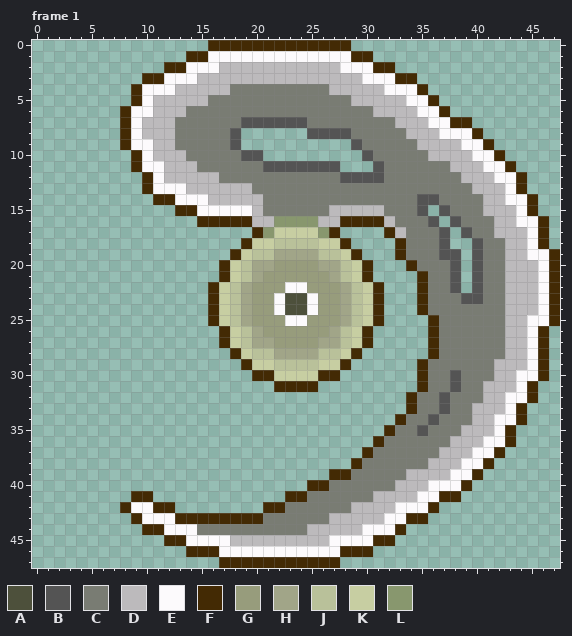
Two versions of one pixel-art file, Assets/Enemies/SpinSlicer.aseprite. This is how it looked before the edit.
48x48 pixels, 1 frame. Colours within 5 levels of each other are drawn and written as one. Shown: frame 1. The commit also changed other frames, which this record leaves out.
Palette (. is transparent): A #4d503b  B #545454  C #797c73  D #bcbabc  E #fcfafc  F #432a04  G #979c7c  H #a1a588  J #b9c19a  K #c7cea2  L #88976e
The same view after the edit:
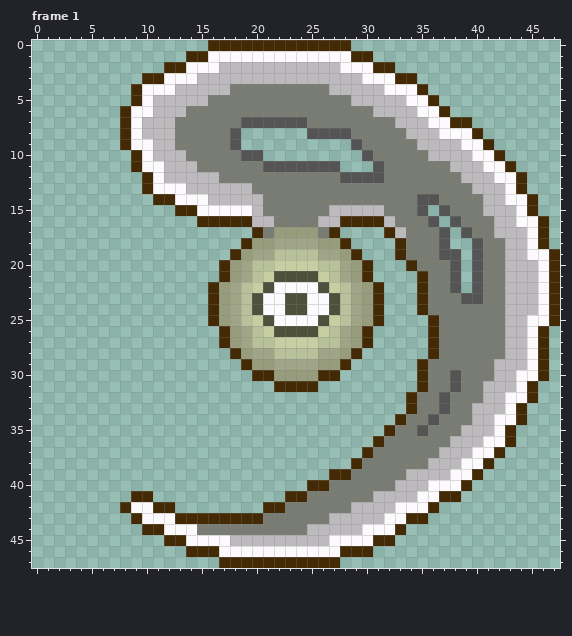
The edit:
Colour H changes from #a1a588 to #b9c19a.
Colour J changes from #b9c19a to #a1a588.
Frame 1:
Colour A replaces colour G in row 21 at x 22 to 25; in row 22 at x 21 and 26; in rows 23 to 24 at x 20 and 27; in row 25 at x 21 and 26; in row 26 at x 22 to 25.
Colour C replaces colour L in row 16 at x 22 to 25; in row 17 at x 21 and 26.
Colour E replaces colour G in row 22 at x 22 and 25; in rows 23 to 24 at x 21 and 26; in row 25 at x 22 and 25.
Colour G replaces colour K in row 17 at x 22 to 25; in row 18 at x 20 to 21 and 26 to 27; in row 19 at x 19 and 28; in rows 20 to 21 at x 18 and 29; in rows 22 to 25 at x 17 and 30; in rows 26 to 27 at x 18 and 29.
Colour G replaces colour K in row 28 at x 19 and 28; in row 29 at x 20 to 21 and 26 to 27; in row 30 at x 22 to 25.
Colour K replaces colour G in row 20 at x 22 to 25; in row 21 at x 21 and 26; in row 22 at x 20 and 27; in row 25 at x 20 and 27; in row 26 at x 21 and 26; in row 27 at x 22 to 25.
Where, in picture pixels (left, top, right, bottom), the same in both pictures:
changed: (219, 216, 373, 381)
